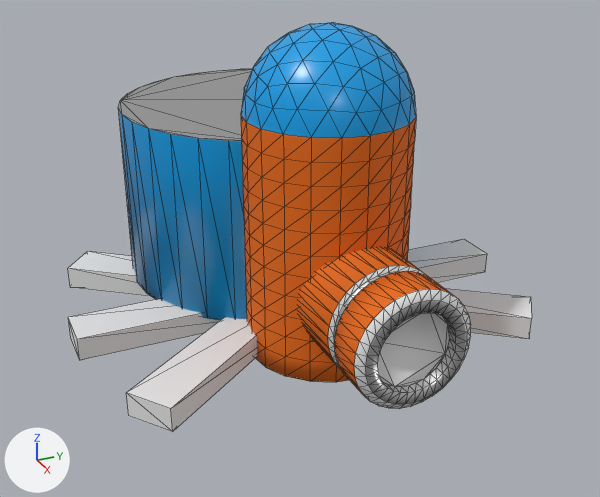
Before and after pictures for a commit that changed the glTF model assets/models/tachikoma.glb.
One viewpoint serves both versions: a camera (50 mm lens) standing at (8.37, -4.12, 5.54) and looking at (-0.51, -0.12, 1.1). Every picture has the same lights, and +X, +Y and +Z are marked at lower left. Mesh edges are drawn as thin lines. Vertices at the same position are counted once.

The first picture shows 'body', 'gun', 'head', 'leg_left_front', 'leg_left_mid', 'leg_right_back', 'leg_right_front', 'leg_right_mid'.
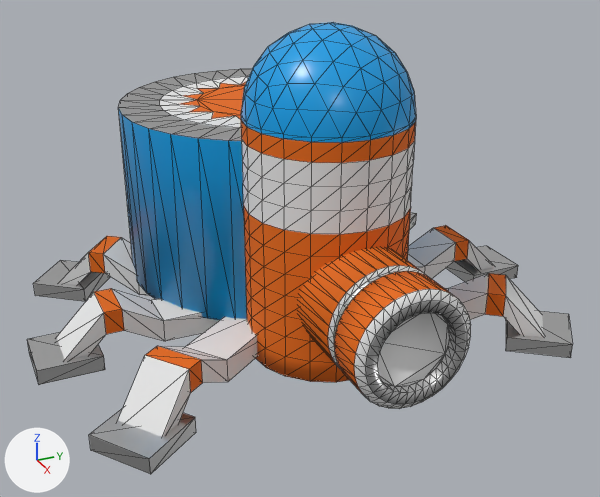
Boxes [x1, y1, x2, y2] around the edits, measured in the pictures (600 x 497 px):
'leg_right_front', reshaped (29% wider, 36% taller)
    before: [127, 317, 257, 432]
    after: [89, 317, 257, 474]
'leg_right_mid', reshaped
    before: [68, 299, 220, 360]
    after: [27, 289, 220, 385]
'leg_left_front', reshaped
    before: [444, 288, 532, 339]
    after: [444, 273, 573, 358]
'leg_right_back', reshaped
    before: [68, 251, 150, 296]
    after: [33, 236, 150, 302]
'leg_left_mid', reshaped
    before: [408, 239, 487, 282]
    after: [408, 225, 518, 282]
'leg_left_back', reshaped (not visible before)
    after: [409, 212, 417, 230]
part 1 of me_icosphere, built on
    both: [241, 116, 416, 163]
part 2 of me_icosphere, recoloured (orange to grey)
    both: [241, 138, 415, 234]
part 3 of me_cube_001, added
    after: [27, 212, 573, 474]
part 4 of me_cube_001, built on
    before: [68, 239, 532, 432]
    after: [57, 225, 544, 437]
part 5 of me_cylinder_001, built on
    both: [118, 68, 253, 141]

The change, as a diff of the scene's bpy script:
```diff
--- a/assets/models/tachikoma.glb.py
+++ b/assets/models/tachikoma.glb.py
@@ me_icosphere @@
 # used by ob_head; location = (0.0, 0.0, 0.0)
-me_icosphere.from_pydata(...)  # 311 vertices, 618 faces; spans x -1.0..1.0, y -1.0..1.0, z 0.0..4.0
+me_icosphere.from_pydata(...)  # 331 vertices, 658 faces; spans x -1.0..1.0, y -1.0..1.0, z 0.0..4.0
+# me_icosphere part 1
+# 40 faces are deleted
+# 20 new vertices lie (0.0, 0.0, -0.05) away from vertices in x -1.0..1.0, y -1.0..1.0, z 3.0
+# 40 new faces join them, mat_blue_plastic (blue #00a0e7)
+# 40 new faces join them, mat_orange_plastic (orange #e76a00)
+# me_icosphere part 2: 120 faces spanning x -1.0..1.0, y -1.0..1.0, z 1.91..2.73 switch from mat_orange_plastic (orange #e76a00) to mat_white_plastic (white #e7e7e7)
 me_icosphere.materials.append(mat_blue_plastic)
@@ me_cube_001 @@
 # used by ob_leg_left_mid; location = (-1.0, 0.0, 0.2); scale = (1.0, 1.0, 0.5)
-me_cube_001.from_pydata(...)  # 8 vertices, 12 faces; spans x -0.3..0.3, y 0.0..3.0, z -0.3..0.3
+me_cube_001.from_pydata(...)  # 28 vertices, 48 faces; spans x -0.4..0.4, y 0.0..3.52, z -0.6..0.87
+# me_cube_001 part 3: a new loose piece, a box spanning x -0.4..0.4, y 2.72..3.52, z -0.6..-0.2, in mat_metal (light grey #dedede)
+# me_cube_001 part 4
+# 2 vertices are removed from x -0.3..0.3, y 3.0, z -0.3..0.3
+# 10 faces are deleted
+# 2 vertices move from x -0.3..0.3, y 3.0, z -0.3..0.3 to x -0.3..0.3, y 2.97..3.27, z -0.4
+# 14 vertices are added at x -0.3..0.3, y 1.92..3.27, z -0.4..0.87
+# 26 new faces join them, mat_white_plastic (white #e7e7e7)
+# 8 new faces join them, mat_orange_plastic (orange #e76a00)
 me_cube_001.materials.append(mat_white_plastic)
+me_cube_001.materials.append(mat_metal)  # light grey #dedede
+me_cube_001.materials.append(mat_orange_plastic)  # orange #e76a00
@@ me_cylinder_001 @@
 # used by ob_body; location = (-2.0, 0.0, 1.49)
-me_cylinder_001.from_pydata(...)  # 64 vertices, 124 faces; spans x -1.93..1.93, y -1.93..1.93, z -1.2..1.2
+me_cylinder_001.from_pydata(...)  # 128 vertices, 252 faces; spans x -1.93..1.93, y -1.93..1.93, z -1.2..1.2
+# me_cylinder_001 part 5
+# 30 faces are deleted
+# 64 vertices are added at x -1.4..1.4, y -1.4..1.4, z 1.2
+# 64 new faces join them, mat_metal (light grey #dedede)
+# 64 new faces join them, mat_white_plastic (white #e7e7e7)
+# 30 new faces join them, mat_orange_plastic (orange #e76a00)
 me_cylinder_001.materials.append(mat_metal)
 me_cylinder_001.materials.append(mat_blue_plastic)
+me_cylinder_001.materials.append(mat_white_plastic)  # white #e7e7e7
+me_cylinder_001.materials.append(mat_orange_plastic)  # orange #e76a00
```
